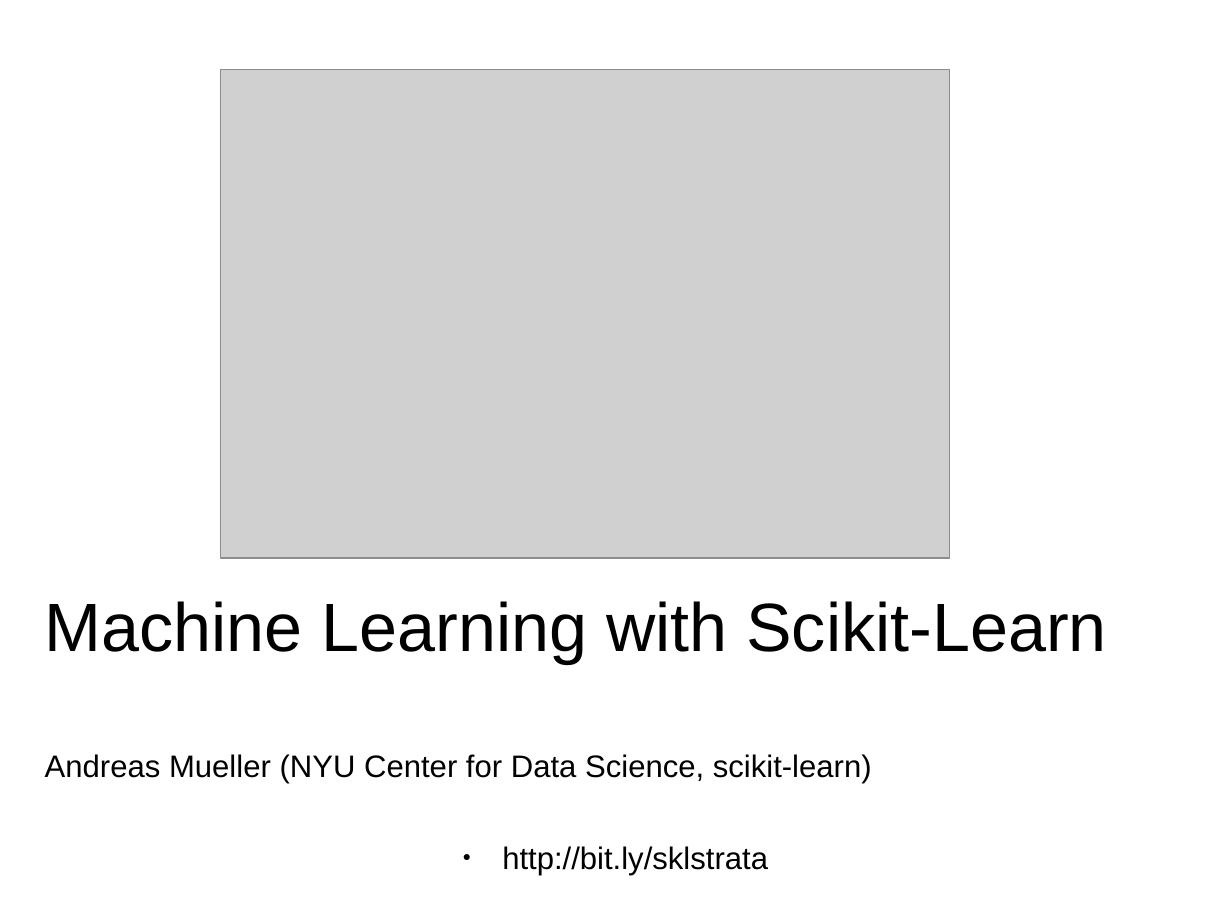
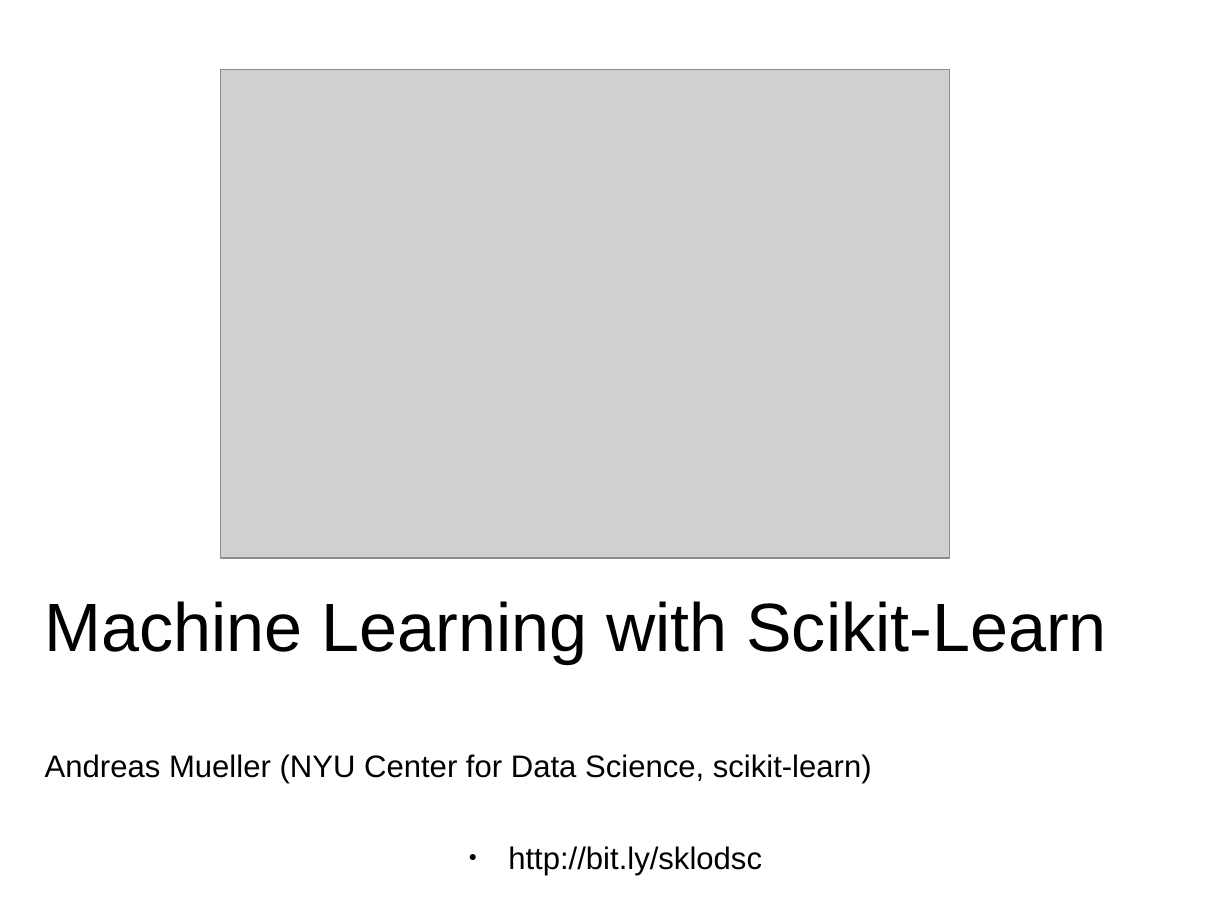
Before and after one commit to amueller/odscon-2015, a slide deck: slide 1 of machine-learning-with-scikit-learn-odscon.odp. Drawn at 1232x924 pixels with LibreOffice and Linux fonts; fonts in the diff are those of the drawing; grey boxes stand for pictures. Boxes give left, top, right and bottom in pixels: in the first picture for what was removed or moved away, otherwise in the second. Text is boxed around its words. In the diff, an @@ line names an element or a change of style, - is before the commit and + after.

```diff
--- a/machine-learning-with-scikit-learn-odscon.odp
+++ b/machine-learning-with-scikit-learn-odscon.odp
@@ text at (x1=508, y1=846, x2=762, y2=875): text changed @@
-● http://bit.ly/sklstrata
+● http://bit.ly/sklodsc
```
Also in this commit, not shown: 13 other slides changed, 4 slides removed, 19 other files.
